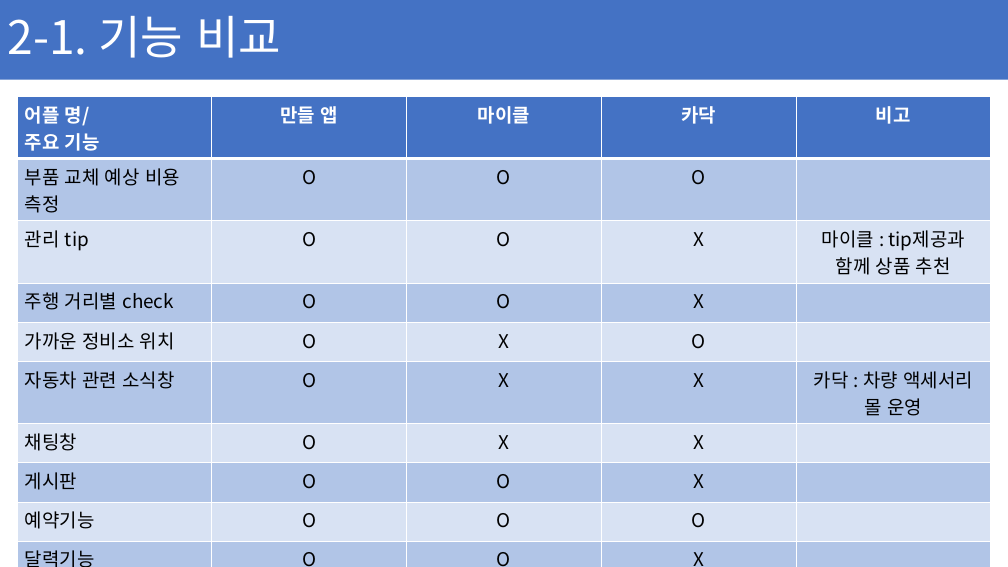
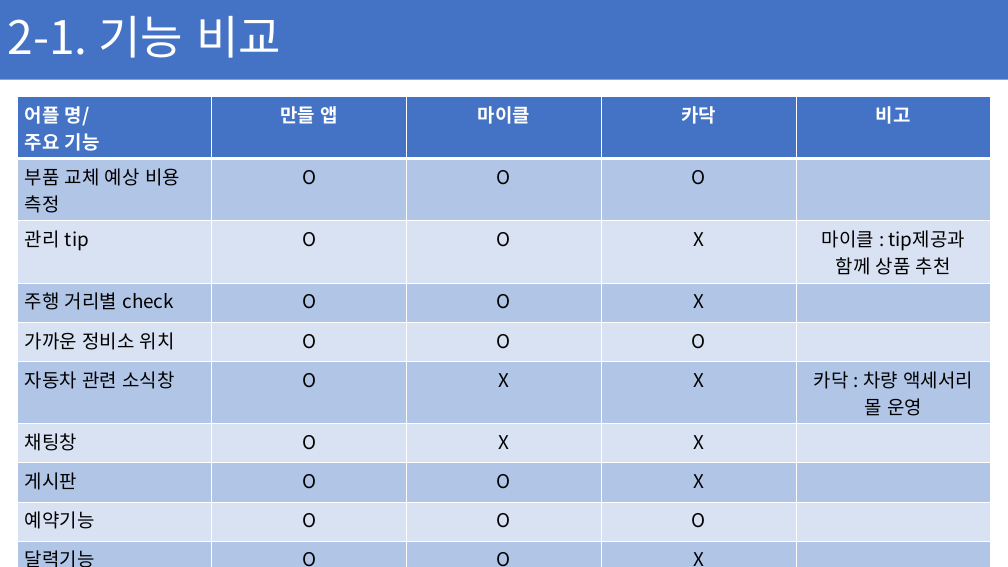
Before and after one commit to ChaeSung-Lee/DJ_InternShip, a slide deck: slide 16 of 2021_Summer/jp.hong/Project_BnC_jph.pptx (slide 18 before the commit). Drawn at 1008x567 pixels with LibreOffice and Linux fonts; fonts in the diff are those of the drawing. Boxes give left, top, right and bottom in pixels: in the first picture for what was removed or moved away, otherwise in the second. Text is boxed around its words. In the diff, an @@ line names an element or a change of style, - is before the commit and + after.

```diff
--- a/2021_Summer/jp.hong/Project_BnC_jph.pptx
+++ b/2021_Summer/jp.hong/Project_BnC_jph.pptx
@@ table at [17,96,993,567] @@
-row 5, column 3: X
+row 5, column 3: O
```
Also in this commit, not shown: 13 other slides changed, 3 slides added.
